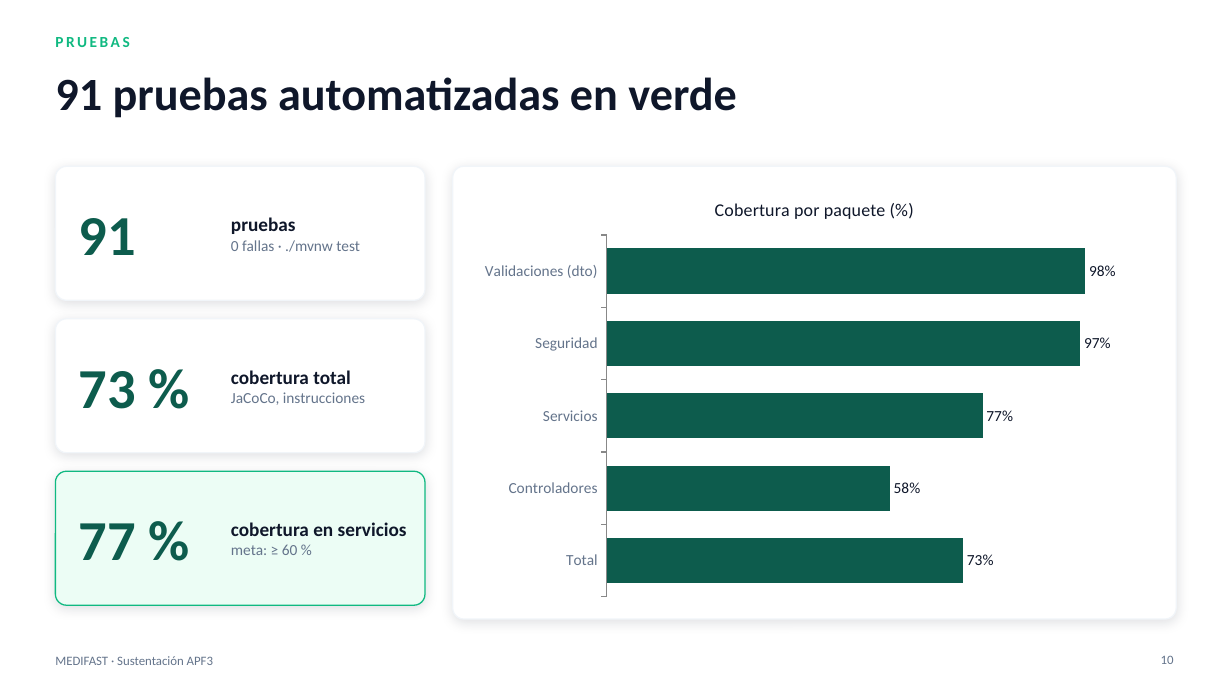
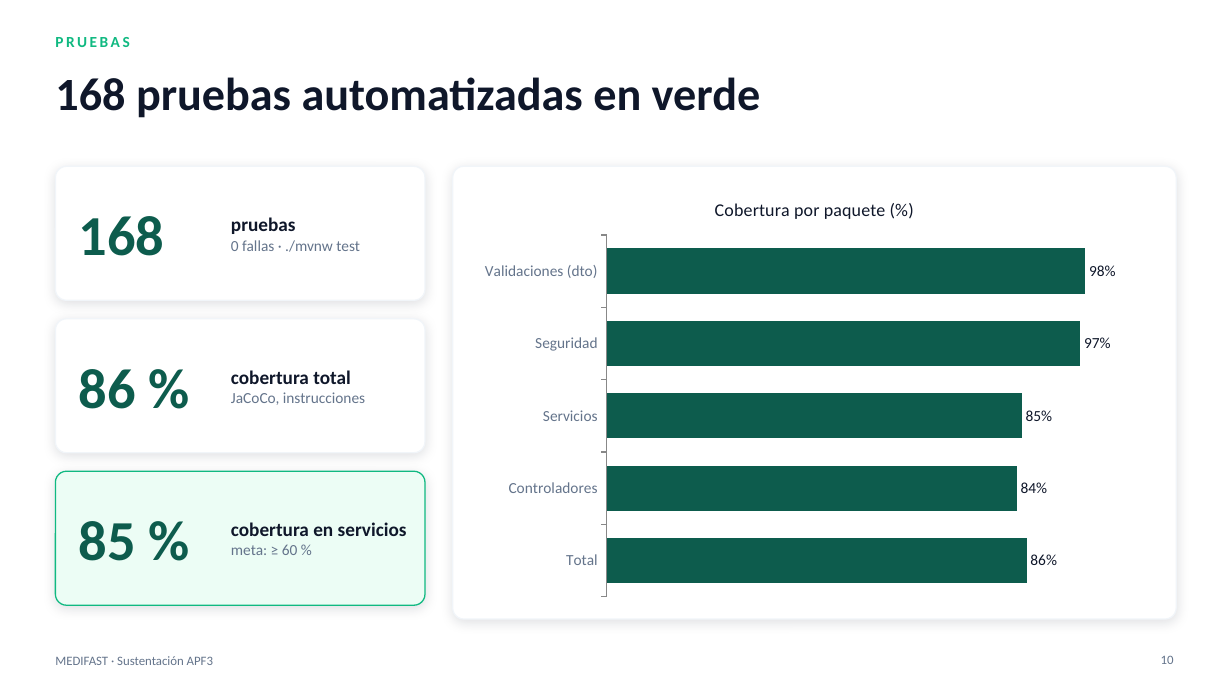
Before and after one commit to manuelguarniz/medifast, a slide deck: slide 10 of docs/entregables/MEDIFAST_APF3_Sustentacion.pptx. Drawn at 1232x693 pixels with LibreOffice and Linux fonts; fonts in the diff are those of the drawing. Boxes give left, top, right and bottom in pixels: in the first picture for what was removed or moved away, otherwise in the second. Text is boxed around its words. In the diff, an @@ line names an element or a change of style, - is before the commit and + after.

```diff
--- a/docs/entregables/MEDIFAST_APF3_Sustentacion.pptx
+++ b/docs/entregables/MEDIFAST_APF3_Sustentacion.pptx
@@ title at (55,77,761,118): text changed @@
-91 pruebas automatizadas en verde
+168 pruebas automatizadas en verde
@@ bar chart at (471,180,1158,605) @@
@@ Series 1, Servicios: 77 to 85 @@
@@ Series 1, Controladores: 58 to 84 @@
@@ Series 1, Total: 73 to 86 @@
@@ text at (79,216,165,256): text changed @@
-91
+168
@@ text at (79,369,136,409): text changed @@
-73 %
+86 %
@@ text at (79,521,136,561): text changed @@
-77 %
+85 %
```
Also in this commit, not shown: 7 other slides changed, 37 other files.
